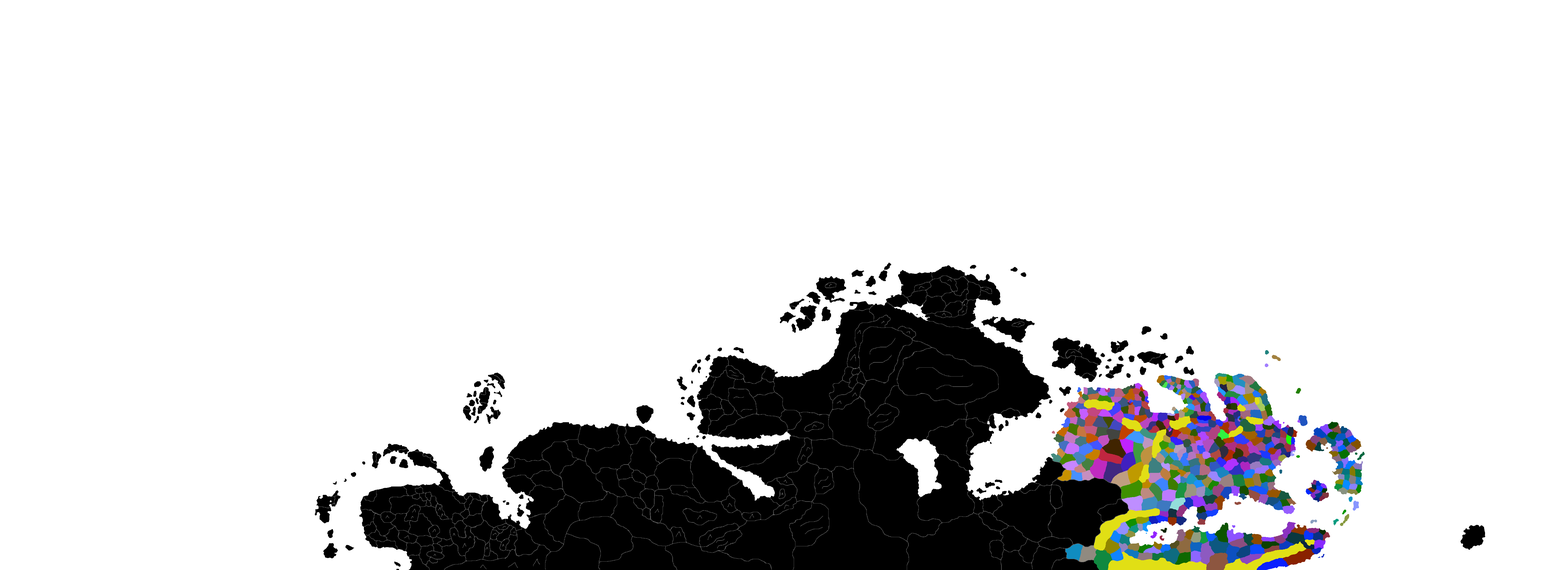
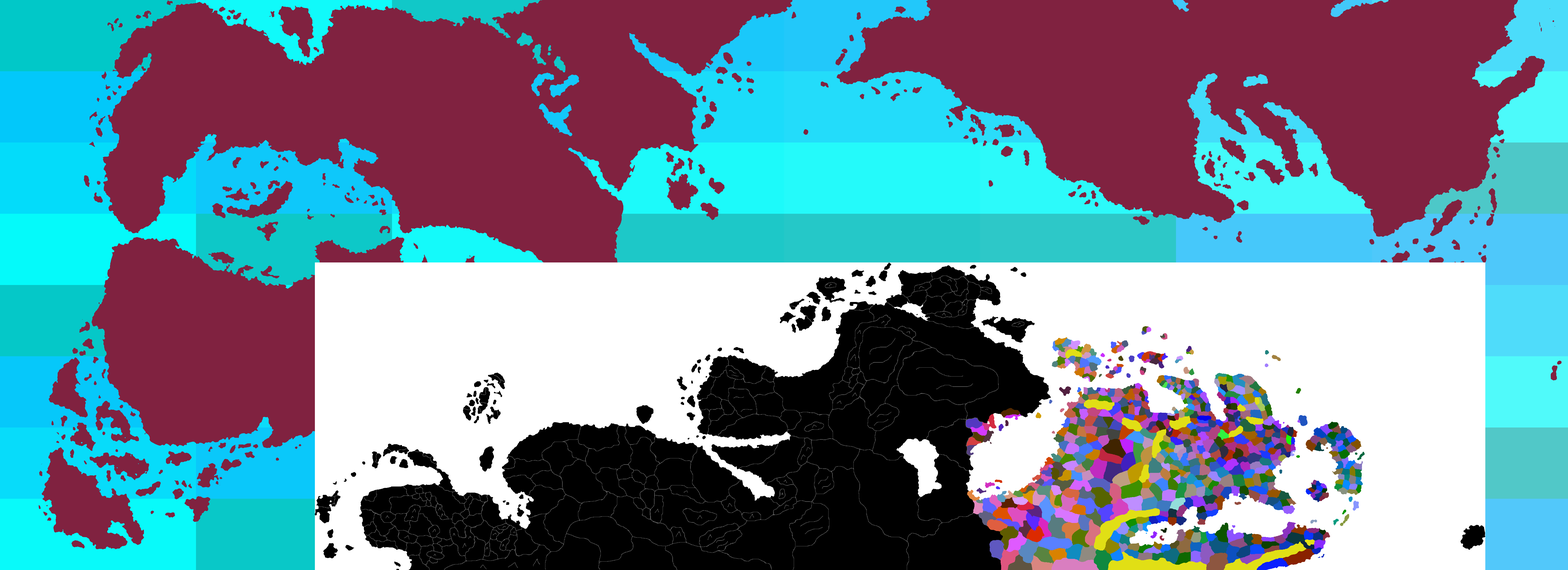
Layered file, before and after one edit (1568px x 570px). Changes by layer:
painted on "New" over 965, 326, 1195, 570
showed "Rest of world" over 38, 0, 1562, 550
showed "Sea" over 0, 0, 1568, 570
